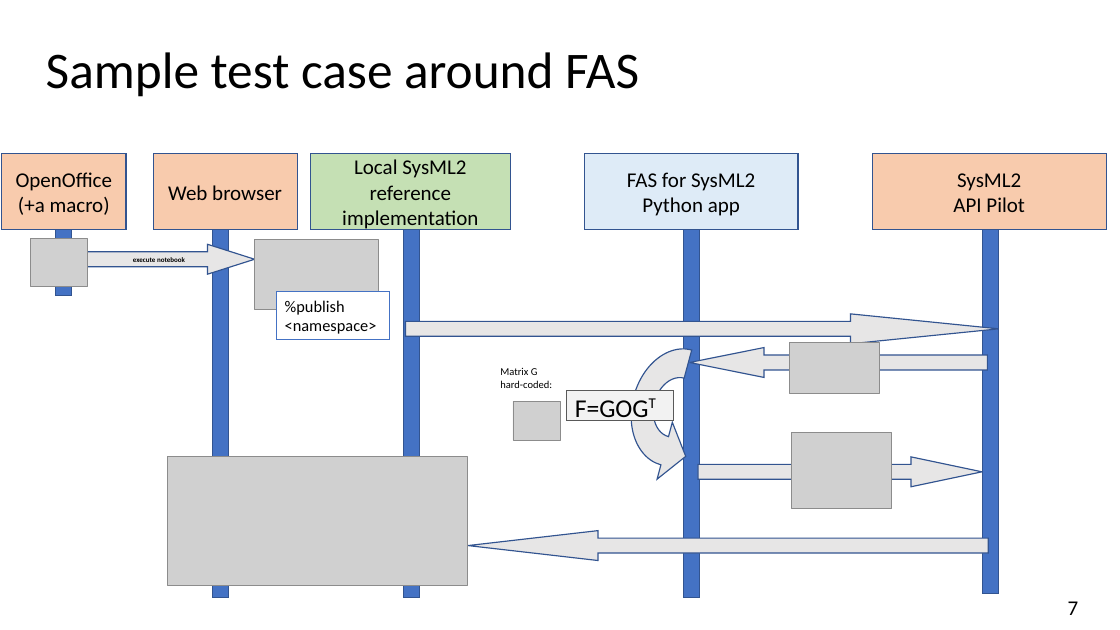
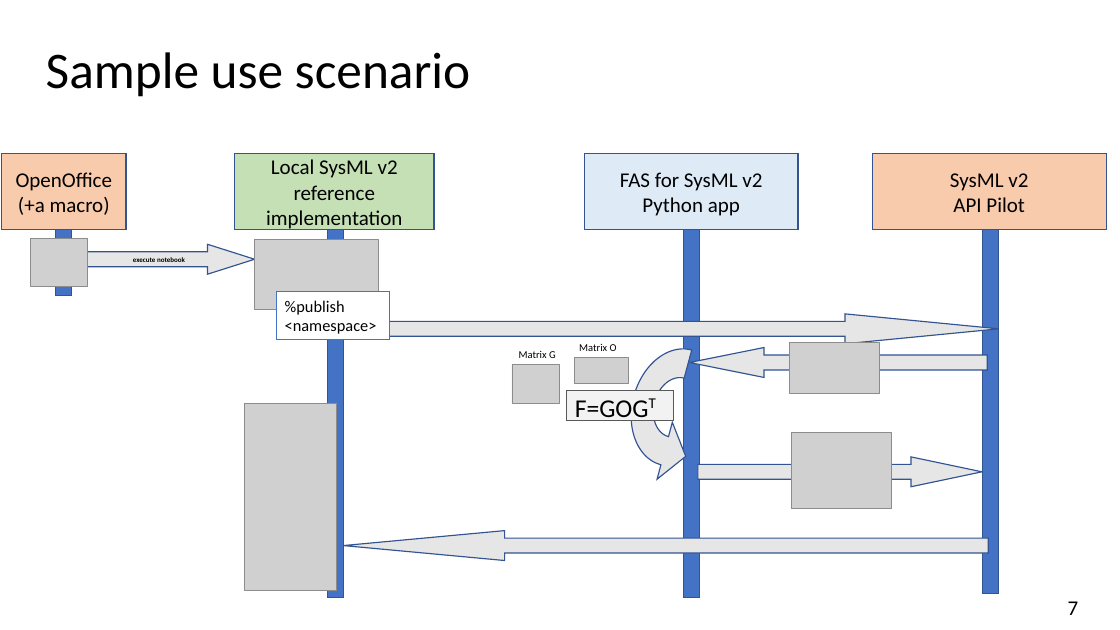
Before and after one commit to GfSE/fas4sysmlv2, a slide deck: slide 7 of doc/tech-docs/sysmlv2-pilot/fas4sysmlv2.odp. Drawn at 1120x630 pixels with LibreOffice and Linux fonts; fonts in the diff are those of the drawing; grey boxes stand for pictures. Boxes give left, top, right and bottom in pixels: in the first picture for what was removed or moved away, otherwise in the second. Text is boxed around its words. In the diff, an @@ line names an element or a change of style, - is before the commit and + after.

```diff
--- a/doc/tech-docs/sysmlv2-pilot/fas4sysmlv2.odp
+++ b/doc/tech-docs/sysmlv2-pilot/fas4sysmlv2.odp
@@ title at <box>46,52,470,97</box>: text changed @@
-Sample test case around FAS
+Sample use scenario
@@ rectangle removed at <box>153,154,297,229</box> @@
-Web browser
@@ rectangle "Local SysML v2 reference implementation": place and size @@
-rectangle "Local SysML v2 reference implementation" at <box>311,154,510,229</box>
+rectangle "Local SysML v2 reference implementation" at <box>234,154,434,229</box>
@@ text in rectangle at <box>266,159,402,231</box>: text changed @@
-Local SysML2 reference implementation
+Local SysML v2 reference implementation
@@ text in rectangle at <box>620,172,762,191</box>: text changed @@
-FAS for SysML2
+FAS for SysML v2
@@ text in rectangle at <box>950,173,1028,191</box>: text changed @@
-SysML2
+SysML v2
@@ rectangle removed at <box>213,211,229,598</box> @@
@@ rectangle: place and size @@
-rectangle at <box>403,211,419,598</box>
+rectangle at <box>328,211,344,598</box>
@@ right arrow: place and size @@
-right arrow at <box>406,314,999,344</box>
+right arrow at <box>384,314,999,344</box>
@@ right arrow at <box>384,314,999,344</box>: proportions changed @@
@@ text at <box>519,351,556,358</box>: text changed @@
-Matrix G
-hard-coded:
+Matrix G
@@ picture added at <box>574,358,628,383</box> @@
@@ text added at <box>579,344,617,351</box>, 9 pt, text #000000 @@
+Matrix O
@@ picture: place and size @@
-picture at <box>513,402,561,440</box>
+picture at <box>513,365,560,403</box>
@@ picture: place and size @@
-picture at <box>168,457,468,586</box>
+picture at <box>245,403,337,590</box>
@@ right arrow at <box>344,531,989,561</box>: proportions changed @@
@@ right arrow: place and size @@
-right arrow at <box>468,531,988,561</box>
+right arrow at <box>344,531,989,561</box>
```
Also in this commit, not shown: 5 other slides changed, 1 other file.
